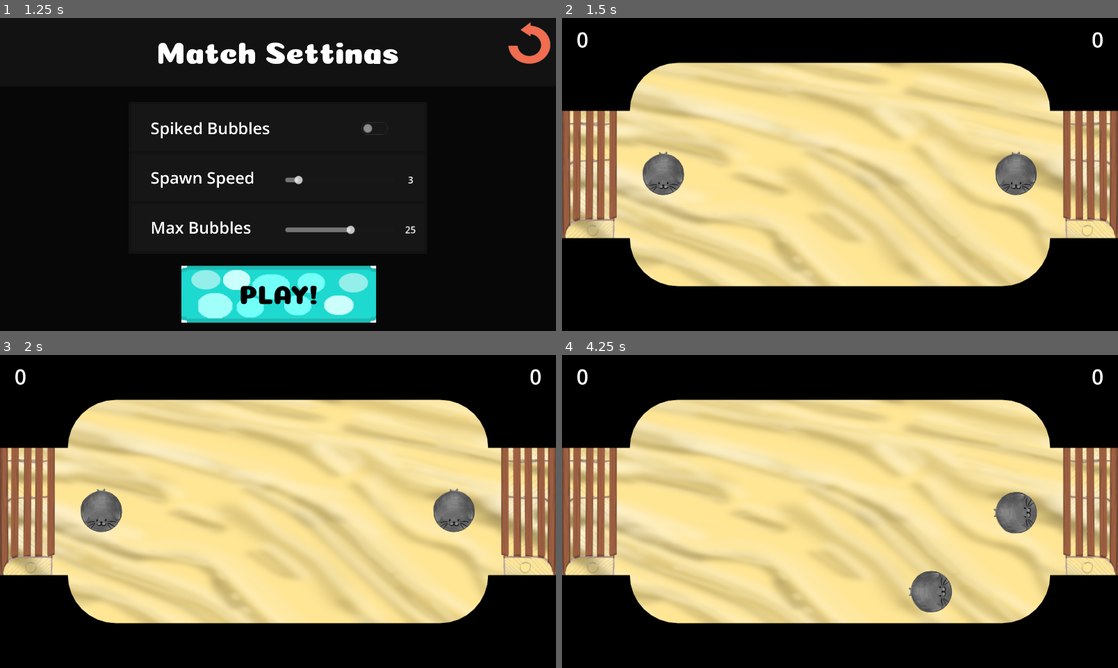
Above: before the commit, frames 1-4 (two rows, left to right).
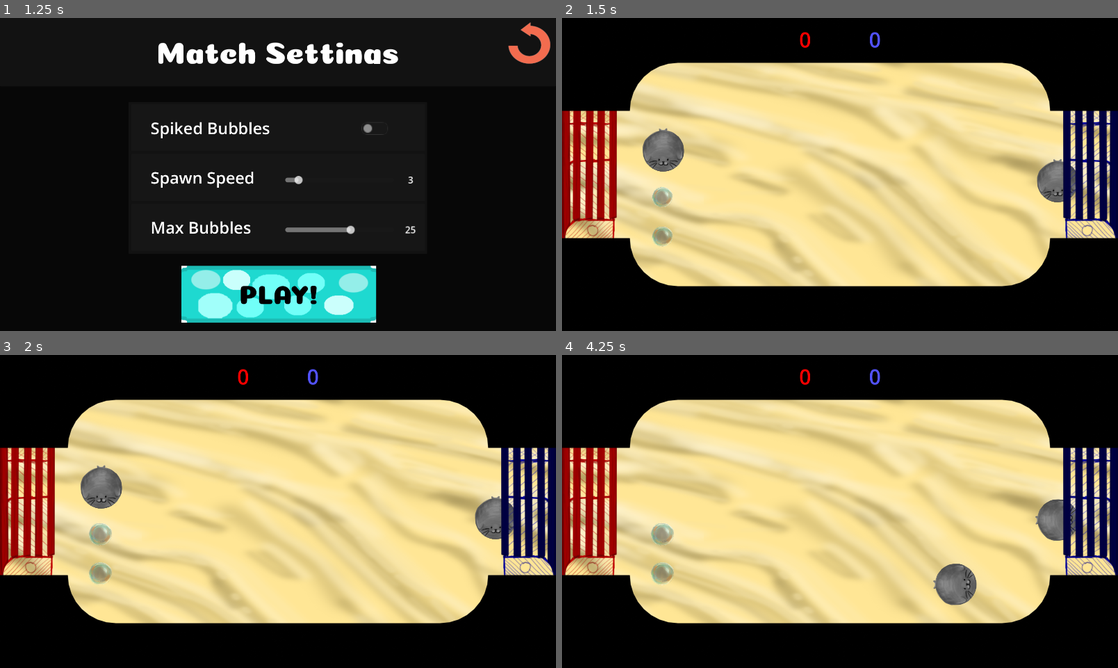
Above: after the commit, the same moments.

Repository: corpusCallosotomy/BubbleBowl
Game: Godot game, scene res://scenes/screens/menus/TitleScreen.tscn
The game is run twice, just before and just after one commit, with the same random seed, the same clock (stepped at 60 frames per second) and the same inputs. The engine's default icon, where the game draws it, is replaced by a stand-in: a white triangle on a blue panel in a dark square.
Inputs:
- Up to frame 1 (1.25 s): click "Play" at 0.5 s
- Up to frame 2 (1.5 s): click "PLAY!" at 1.25 s
- Up to frame 3 (2 s): no input
- Up to frame 4 (4.25 s): tap Enter at 2 s; hold D (P1_right) 2.03-2.78 s; tap Down (P2_down) at 2.1 s; hold S (P1_down) 2.78-3.53 s; tap Left (P2_left) at 2.85 s; hold D (P1_right) from 3.53 s (still down); tap Right (P2_right) at 3.6 s

Frame 1 is identical in both runs. In frame 2, 9.0% of the frame differs, in the area x 0-100%, y 4-74%; in frame 3, 9.1%; in frame 4, 9.3%, in the area x 0-100%, y 4-83%.

Commit message:
score display fix

Diff:
--- a/scenes/screens/arena/arena.tscn
+++ b/scenes/screens/arena/arena.tscn
@@ -1,6 +1,7 @@
-[gd_scene load_steps=12 format=3 uid="uid://pbnhy6mm8f56"]
+[gd_scene load_steps=13 format=3 uid="uid://dysj0hpncct4l"]
 
 [ext_resource type="PackedScene" uid="uid://cmkpgtxmycs8j" path="res://scenes/player/Player.tscn" id="1_etxjp"]
+[ext_resource type="PackedScene" uid="uid://ckhissng2jj1m" path="res://scenes/bubbles/Bubble.tscn" id="2_rqac2"]
 [ext_resource type="PackedScene" uid="uid://0rjhmhgrhrex" path="res://scenes/screens/arena/goal.tscn" id="2_v7y4l"]
 [ext_resource type="Texture2D" uid="uid://b8hixirqnrfff" path="res://scenes/screens/arena/fieldmap.png" id="3_khlq0"]
 [ext_resource type="Script" path="res://scenes/screens/arena/bubble_spawner.gd" id="5_k3v74"]
@@ -30,16 +31,18 @@
 current = true
 
 [node name="Player" parent="." instance=ExtResource("1_etxjp")]
-position = Vector2(351, 540)
+position = Vector2(351, 459)
 
 [node name="Player2" parent="." instance=ExtResource("1_etxjp")]
-position = Vector2(1569, 540)
+position = Vector2(1713, 565)
 isPlayer1 = false
 
 [node name="Goal" parent="." instance=ExtResource("2_v7y4l")]
+modulate = Color(1, 0, 0, 1)
 position = Vector2(71, 540)
 
 [node name="Goal2" parent="." instance=ExtResource("2_v7y4l")]
+modulate = Color(0, 0, 1, 1)
 position = Vector2(1849, 540)
 isPlayer1Goal = false
 
@@ -79,33 +82,42 @@
 [node name="CollisionShape2D" type="CollisionShape2D" parent="Field Bounds/Goal 2 Back Wall"]
 shape = SubResource("RectangleShape2D_8jfff")
 
-[node name="ScoreDisplay" type="Node" parent="." node_paths=PackedStringArray("score1", "score2")]
+[node name="Bubble" parent="." instance=ExtResource("2_rqac2")]
+position = Vector2(347, 617)
+
+[node name="Bubble2" parent="." instance=ExtResource("2_rqac2")]
+position = Vector2(347, 753)
+
+[node name="ScoreDisplay" type="Node2D" parent="." node_paths=PackedStringArray("score1", "score2")]
+position = Vector2(960, 0)
 script = ExtResource("6_alnfp")
 score1 = NodePath("Score1")
 score2 = NodePath("Score2")
 
 [node name="Score1" type="Label" parent="ScoreDisplay"]
-offset_left = 50.0
+modulate = Color(1, 0, 0, 1)
+offset_left = -600.0
 offset_top = 25.0
-offset_right = 550.0
+offset_right = -100.0
 offset_bottom = 125.0
 theme = SubResource("Theme_jgdss")
 text = "00000"
 label_settings = SubResource("LabelSettings_h56k3")
+horizontal_alignment = 2
 
 [node name="Score2" type="Label" parent="ScoreDisplay"]
+modulate = Color(0.32, 0.32, 1, 1)
 anchors_preset = 1
 anchor_left = 1.0
 anchor_right = 1.0
-offset_left = -550.0
+offset_left = 100.0
 offset_top = 25.0
-offset_right = -50.0
+offset_right = 600.0
 offset_bottom = 125.0
 grow_horizontal = 0
 theme = SubResource("Theme_jgdss")
 text = "00000"
 label_settings = SubResource("LabelSettings_h56k3")
-horizontal_alignment = 2
 
 [node name="FloorSprite" type="Sprite2D" parent="."]
 z_index = -2
--- a/scripts/score_display.gd
+++ b/scripts/score_display.gd
@@ -5,8 +5,8 @@
 
 # Called every frame. 'delta' is the elapsed time since the previous frame.
 func _process(delta: float) -> void:
-	score1.text = str(MatchData.getScore(0))
-	score2.text = str(MatchData.getScore(1))
+	score1.text = str(MatchData.getScore(1))
+	score2.text = str(MatchData.getScore(0))
 
 
 	pass
